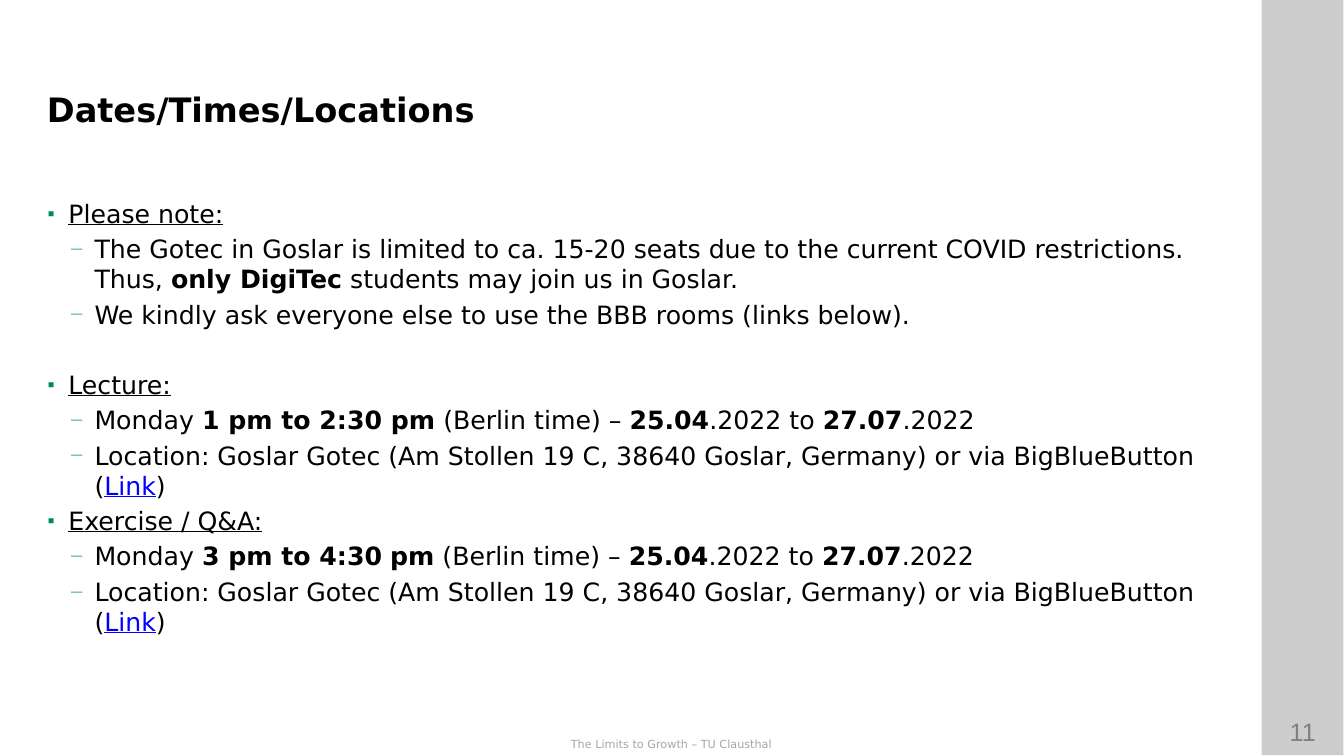
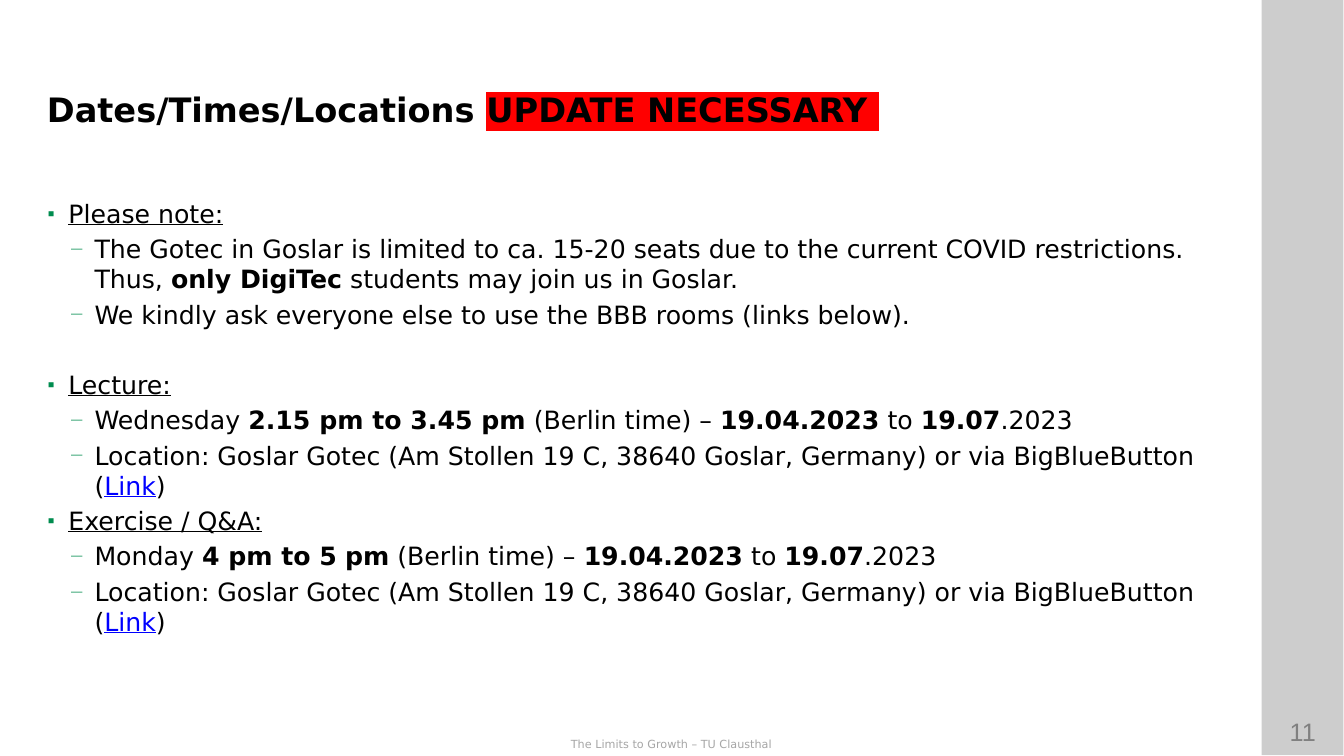
Before and after one commit to ETCE-LAB/teaching-material, a slide deck: slide 11 of The-Limits-to-Growth/LTG-L00-Organization.pptx. Drawn at 1344x756 pixels with LibreOffice and Linux fonts; fonts in the diff are those of the drawing; background and template pictures are left out. Boxes give left, top, right and bottom in pixels: in the first picture for what was removed or moved away, otherwise in the second. Text is boxed around its words. In the diff, an @@ line names an element or a change of style, - is before the commit and + after.

```diff
--- a/The-Limits-to-Growth/LTG-L00-Organization.pptx
+++ b/The-Limits-to-Growth/LTG-L00-Organization.pptx
@@ text at [47, 96, 867, 125]: text changed @@
-Dates/Times/Locations
+Dates/Times/Locations UPDATE NECESSARY
@@ text at [95, 410, 1073, 435]: text changed @@
-  — Monday 1 pm to 2:30 pm (Berlin time) – 25.04.2022 to 27.07.2022
+  — Wednesday 2.15 pm to 3.45 pm (Berlin time) – 19.04.2023 to 19.07.2023
@@ text at [95, 546, 936, 571]: text changed @@
-  — Monday 3 pm to 4:30 pm (Berlin time) – 25.04.2022 to 27.07.2022
+  — Monday 4 pm to 5 pm (Berlin time) – 19.04.2023 to 19.07.2023
```
Also in this commit, not shown: 5 other slides changed, 1 other file.
